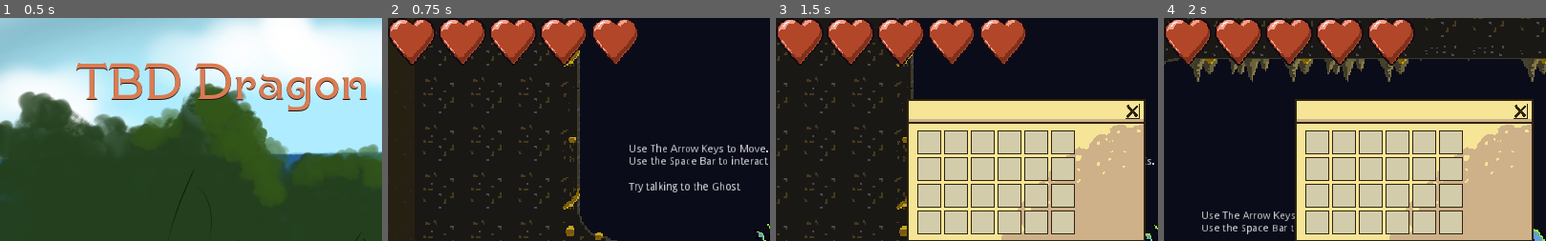
Above: before the commit, frames 1-4 (left to right).
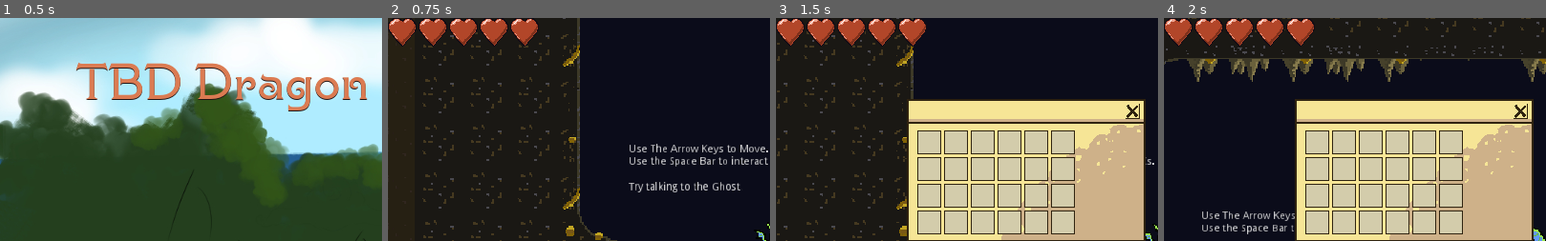
Above: after the commit, the same moments.

Repository: crawsoir/TBD-dragon-game
Game: Godot game, scene res://scenes/Main.tscn
Two runs of this game, one before a commit and one after it. Both use one fixed random seed, a clock stepped at 60 frames per second and the inputs below.
Inputs (mouse positions are % of the whole screen's width and height, from its top left):
- Up to frame 1 (0.5 s): no input
- Up to frame 2 (0.75 s): click "Start New Game" at 0.5 s
- Up to frame 3 (1.5 s): move the mouse to (72, 45) at 1.27 s; hold Right (move_right) from 1.28 s (still down); tap B (bag) at 1.35 s; click (72, 45) at 1.42 s
- Up to frame 4 (2 s): keep holding Right (move_right); tap Z (jump) at 1.52 s
The pictures show only the part of the screen within x 0-50%, y 0-50%; the shares and areas given below are measured in that part.

Frame 1 is identical in both runs. In frame 2, 6.9% of the frame differs, in the area x 0-66%, y 0-22%; in frame 3, 6.9%; in frame 4, 7.1%.

Commit message:
Make hp bar smaller

Diff:
--- a/TBD-dragon-game/gui/health-bar/HealthBar.tscn
+++ b/TBD-dragon-game/gui/health-bar/HealthBar.tscn
@@ -3,6 +3,8 @@
 [ext_resource path="res://gui/health-bar/HealthBar.gd" type="Script" id=1]
 
 [node name="HealthBar" type="CanvasLayer"]
+scale = Vector2( 0.6, 0.6 )
+transform = Transform2D( 0.6, 0, 0, 0.6, 0, 0 )
 script = ExtResource( 1 )
 
 [node name="HeartsGrid" type="GridContainer" parent="."]
